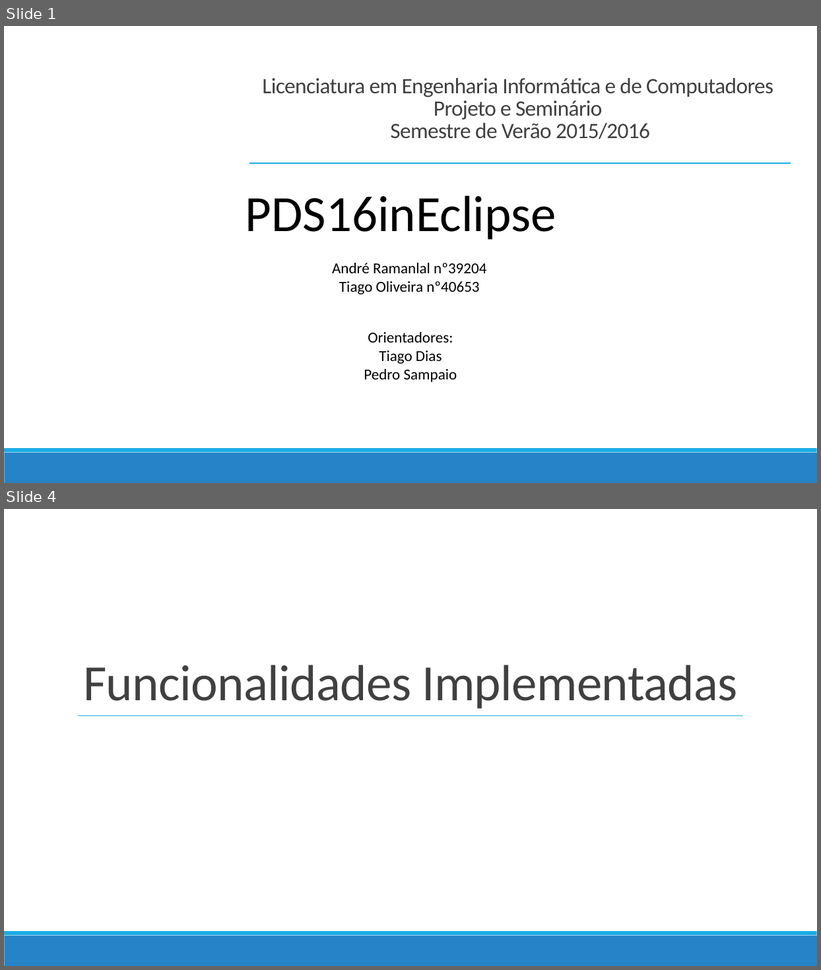
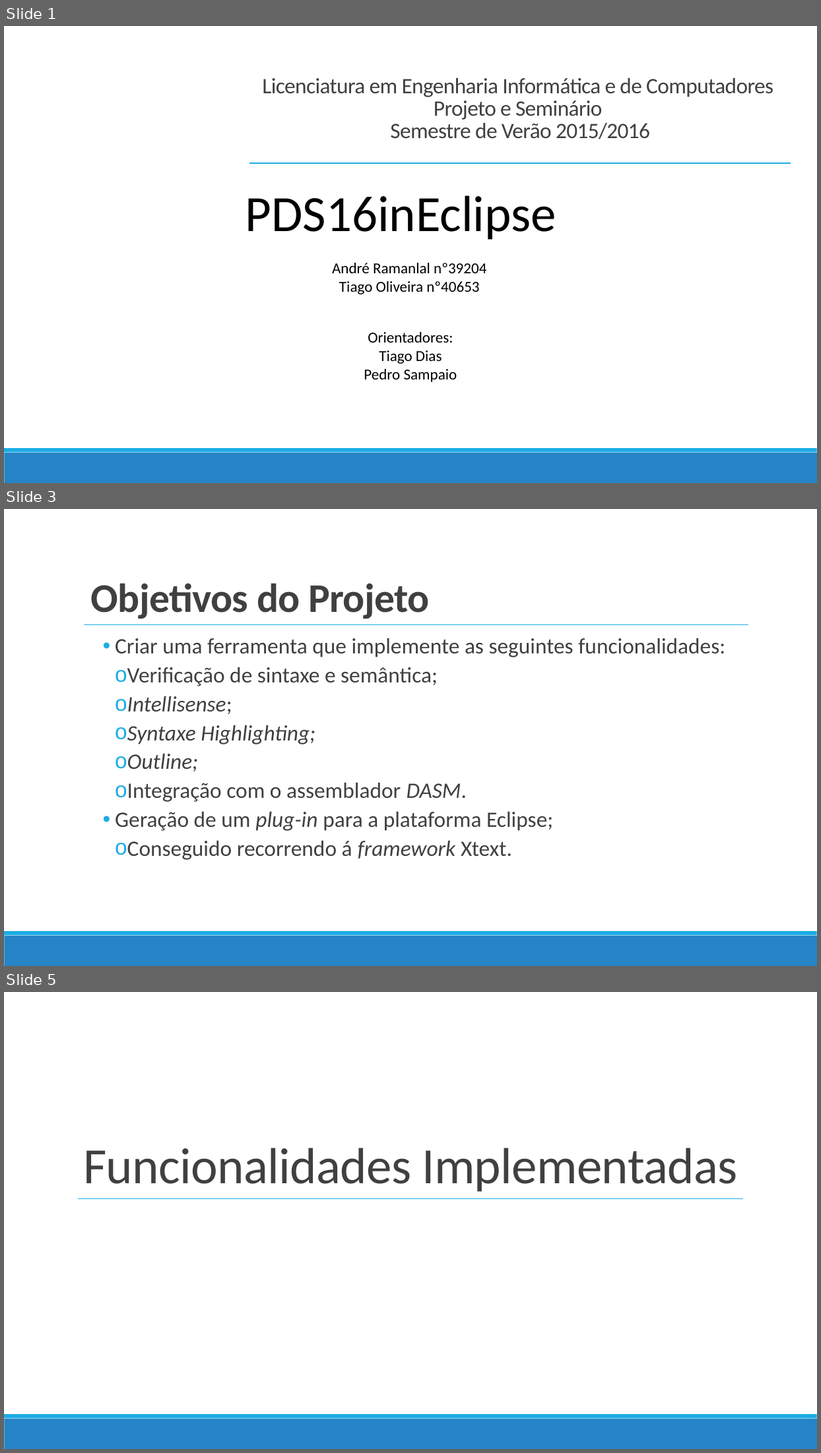
Before and after one commit to TiagoJVO/PDS16inEclipse, a slide deck: Apresentação final/PDS16inEclipse.pptx. Shown one above the other, each under a label of ours: slides 1 and 4 before the commit, slides 1, 3 and 5 after it; the slides between them are not shown. The pictures are 821x970 and 821x1453 pixels, drawn with LibreOffice and Linux fonts; fonts in the diff are those of the drawing; background and template pictures are left out. Boxes give left, top, right and bottom in pixels: in the first picture for what was removed or moved away, otherwise in the second. Text is boxed around its words. In the diff, an @@ line names an element or a change of style, - is before the commit and + after.

```diff
--- a/Apresentação final/PDS16inEclipse.pptx
+++ b/Apresentação final/PDS16inEclipse.pptx
@@ slide 3 added at [4,509,817,966], background #FFFFFF; not listed: 2 template elements that a slide beside it also shows @@
@@ title added at [91,583,429,619], 48 pt, text #404040, bold @@
+Objetivos do Projeto
@@ line added from (84, 625) to (748, 625), #1CADE4 1 pt @@
@@ text added at [115,638,725,860], 26 pt, text #404040 @@
+    • Criar uma ferramenta que implemente as seguintes funcionalidades:
+      o Verificação de sintaxe e semântica;
+      o Intellisense;
+      o Syntaxe Highlighting;
+      o Outline;
+      o Integração com o assemblador DASM.
+    • Geração de um plug-in para a plataforma Eclipse;
+      o Conseguido recorrendo á framework Xtext.
@@ what was slide 4 is now slide 5 @@
```
Also in this commit, not shown: 2 slides changed, 12 other slides added, 6 slides removed, 11 other files.
